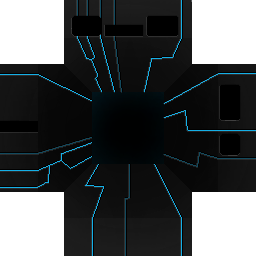
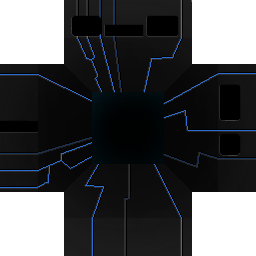
Layer changes from the first 256×256 image to the second:
painted on "Layer 1 copy" over [0, 0, 256, 256]
